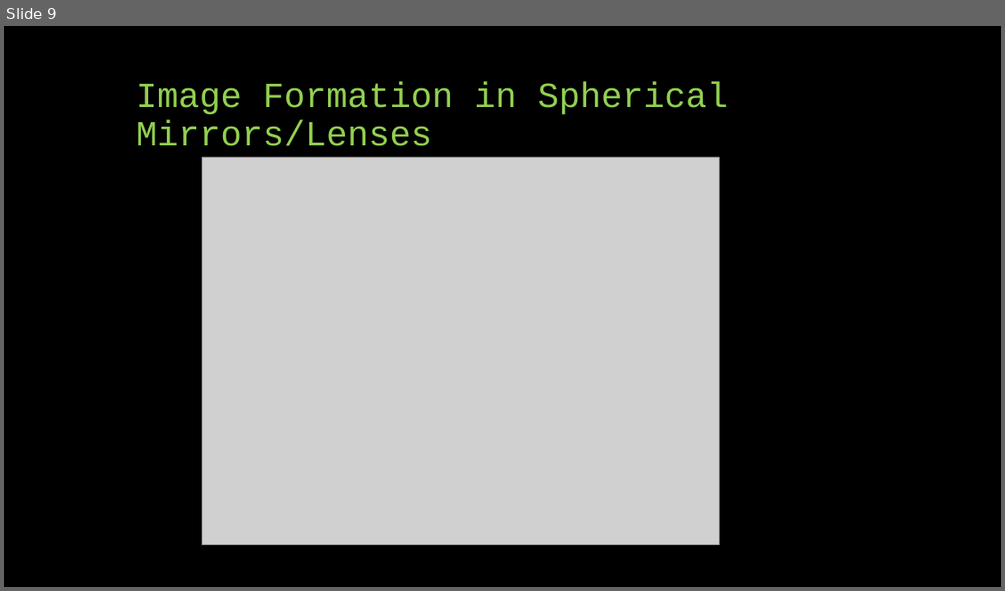
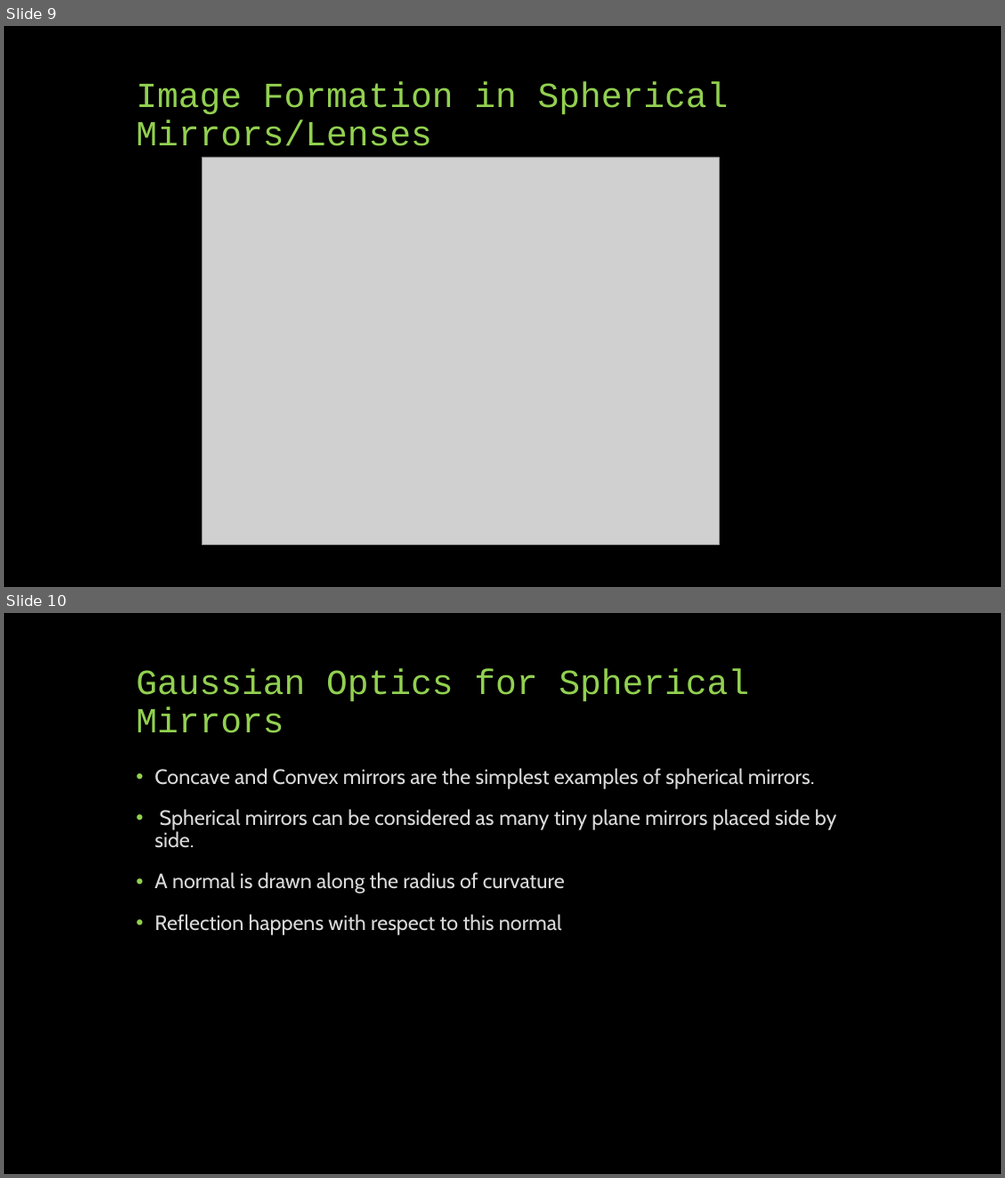
Before and after one commit to SreejithRajan-Lab/Computer-Vision, a slide deck: Presentations/Computer Vision – Module 1.pptx. Shown one above the other, each under a label of ours: slide 9 before the commit, slides 9 and 10 after it. The pictures are 1005x591 and 1005x1178 pixels, drawn with LibreOffice and Linux fonts; fonts in the diff are those of the drawing; grey boxes stand for pictures. Boxes give left, top, right and bottom in pixels: in the first picture for what was removed or moved away, otherwise in the second. Text is boxed around its words. In the diff, an @@ line names an element or a change of style, - is before the commit and + after.

```diff
--- a/Presentations/Computer Vision – Module 1.pptx
+++ b/Presentations/Computer Vision – Module 1.pptx
@@ slide 10 added at box(4, 613, 1001, 1174), background #000000 @@
@@ title added at box(136, 668, 749, 733), 34 pt, text #92D050 @@
+Gaussian Optics for Spherical Mirrors
@@ text added at box(154, 768, 837, 935), 20 pt, text #D9D9D9 @@
+• Concave and Convex mirrors are the simplest examples of spherical mirrors.
+• Spherical mirrors can be considered as many tiny plane mirrors placed side by side.
+• A normal is drawn along the radius of curvature
+• Reflection happens with respect to this normal
```
Also in this commit, not shown: 8 other slides added.
